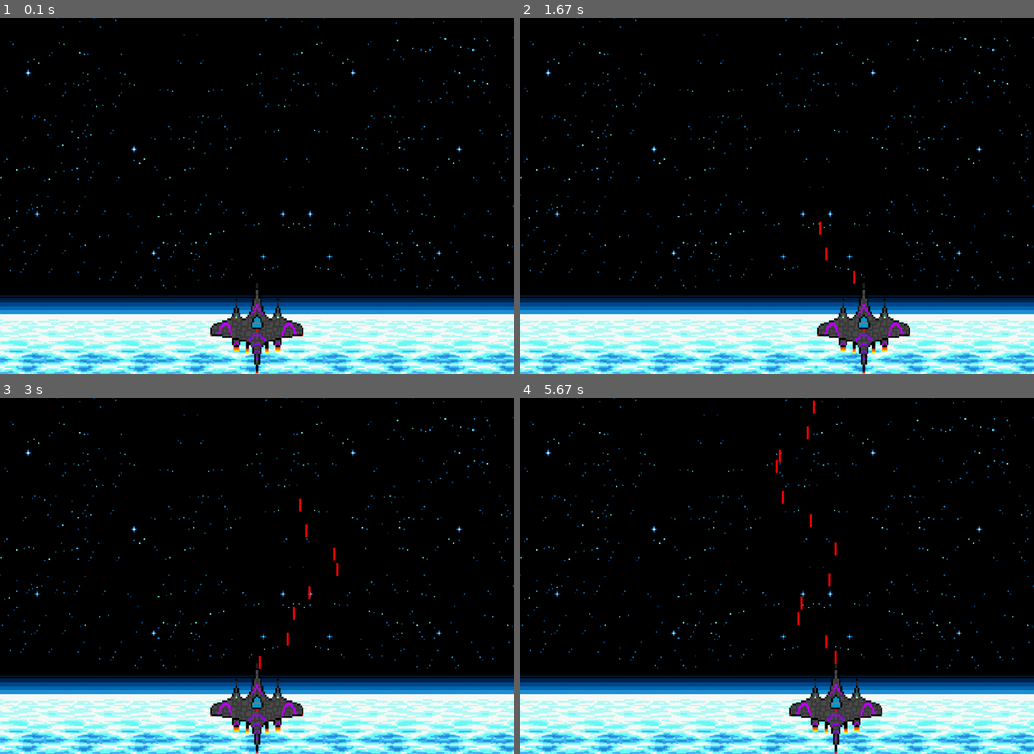
Above: before the commit, frames 1-4 (two rows, left to right).
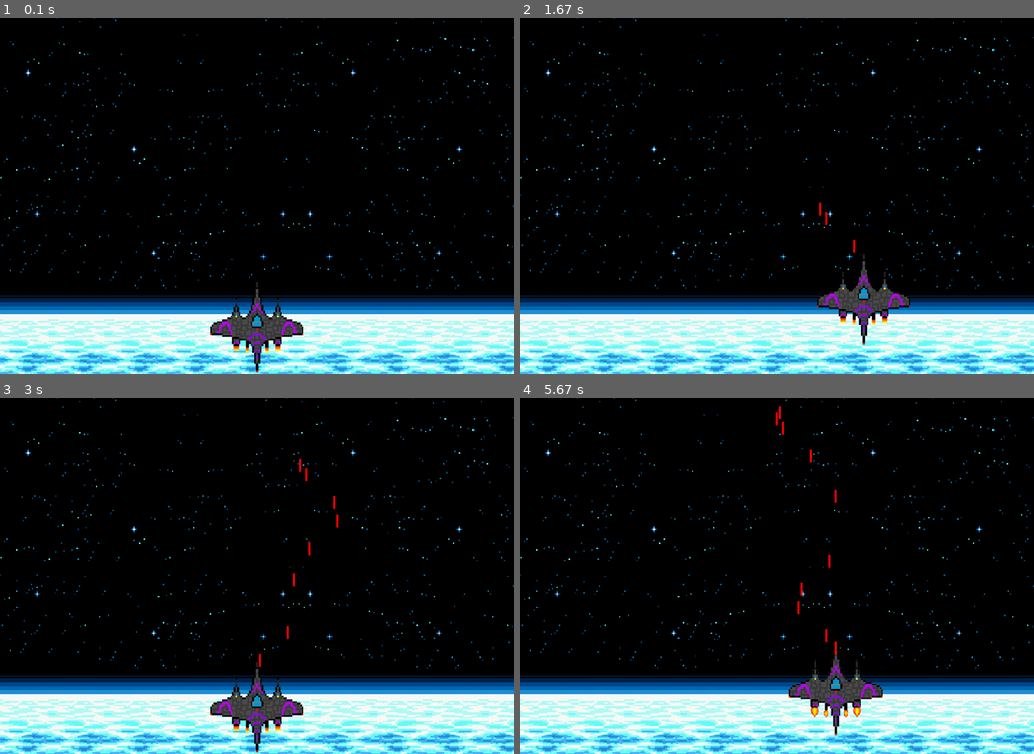
Above: after the commit, the same moments.

Repository: yuliaoleynik/Alien-Invasion-PyGame-
Game: pygame game, started from Game_PyGame/alien_invasion.py
Two runs of this game, one before a commit and one after it. Both use one fixed random seed, a clock stepped at 60 frames per second and the inputs below.
Inputs:
- Up to frame 1 (0.1 s): no input
- Up to frame 2 (1.67 s): hold Right 0.33-0.8 s; hold Up 0.83-1.13 s; tap Space at 0.9, 1.23, 1.53 s; hold Right 1.17-1.63 s
- Up to frame 3 (3 s): hold Left 1.67-2.2 s; tap Space at 1.73, 2.03, 2.3, 2.63, 2.93 s; hold Down 2.23-2.53 s; hold Left 2.57-2.97 s
- Up to frame 4 (5.67 s): hold Up 3-3.37 s; tap Space at 3.07, 3.47, 3.77, 4.13, 4.53, 4.83, 5.03, 5.33, 5.53 s; hold Right 3.4-4.03 s; hold Down 4.07-4.43 s; hold Left 4.47-4.93 s; hold Right 4.97-5.43 s; hold Up from 5.47 s (still down)

The runs differ from the first frame. In frame 1, 0.6% of the frame differs, in the area x 40-59%, y 74-100%; in frame 2, 2.6%, in the area x 57-76%, y 51-100%; in frame 3, 0.8%; in frame 4, 2.5%.

Commit message:
fly animation

Diff:
--- a/Game_PyGame/alien_invasion.py
+++ b/Game_PyGame/alien_invasion.py
@@ -32,6 +32,12 @@
             self.ship.moving_right = True
         if event.key == pygame.K_LEFT:
             self.ship.moving_left = True
+
+        if event.key == pygame.K_UP:
+            self.ship.moving_up = True
+        if event.key == pygame.K_DOWN:
+            self.ship.moving_down = True
+
         if event.key == pygame.K_SPACE:
             self._fire_bullet()
 
@@ -41,6 +47,11 @@
             self.ship.moving_right = False
         if event.key == pygame.K_LEFT:
             self.ship.moving_left = False
+
+        if event.key == pygame.K_UP:
+            self.ship.moving_up = False
+        if event.key == pygame.K_DOWN:
+            self.ship.moving_down = False
 
     def _check_events(self):
         """Обрабатывает события нажатия кнопки"""
@@ -57,13 +68,21 @@
         new_bullet = Bullet(self)
         self.bullets.add(new_bullet)
 
+    def _update_bullets(self):
+        self.bullets.update()
+
+        for bullet in self.bullets.copy():
+            if bullet.rect.bottom <= 0:
+                self.bullets.remove(bullet)
+
 
     def run_game(self):
         """Запуск основного цикла игры"""
         while True:
             self._check_events()
             self.ship.update()
-            self.bullets.update()
+            self._update_bullets()
+
             self._upgrade_screen()
 
 
--- a/Game_PyGame/settings.py
+++ b/Game_PyGame/settings.py
@@ -10,7 +10,7 @@
 
         self.ship_speed = 3
 
-        self.bullet_speed = 2.5
+        self.bullet_speed = 3
         self.bullet_width = 4
         self.bullet_height = 25
         self.bullet_color = (255, 0, 0)
--- a/Game_PyGame/ship.py
+++ b/Game_PyGame/ship.py
@@ -6,18 +6,27 @@
     def __init__(self, start_game):
         self.screen = start_game.screen
         self.screen_rect = start_game.screen.get_rect()
+
         self.settings = start_game.settings
 
         self.moving_right = False
         self.moving_left = False
+        self.moving_up = False
+        self.moving_down = False
 
-        self.image = pygame.image.load("images/ship.png")
-        self.rect = self.image.get_rect()
+        self.image_stand = pygame.image.load("images/ship.png")
+        self.image_fly = pygame.image.load("images/ship2.png")
+
+        self.rect = self.image_fly.get_rect()
+
         self.rect.midbottom = self.screen_rect.midbottom
 
     def blitme(self):
         """Рисует корабль с текущей позиции"""
-        self.screen.blit(self.image, self.rect)
+        if self.moving_down or self.moving_up or self.moving_left or self.moving_right:
+            self.screen.blit(self.image_fly, self.rect)
+        else:
+            self.screen.blit(self.image_stand, self.rect)
 
     def update(self):
         """Обновляет позицию корабля с учетом флага"""
@@ -25,3 +34,8 @@
             self.rect.x += self.settings.ship_speed
         if self.moving_left and self.rect.left > 0:
             self.rect.x -= self.settings.ship_speed
+
+        if self.moving_up and self.rect.top > self.screen_rect.top:
+            self.rect.y -= self.settings.ship_speed
+        if self.moving_down and self.rect.bottom < self.screen_rect.bottom:
+            self.rect.y += self.settings.ship_speed
Binary file added: images/ship2.png
